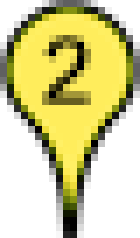
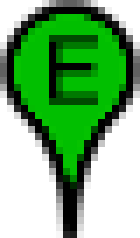
Layers edited between the first and the second w=140, h=238 image:
showed "E" (1st of 2) over 49, 35, 98, 105
hid "2" over 42, 35, 91, 105
showed "dark green" over 7, 7, 133, 217
hid "yellow" over 7, 7, 133, 217
